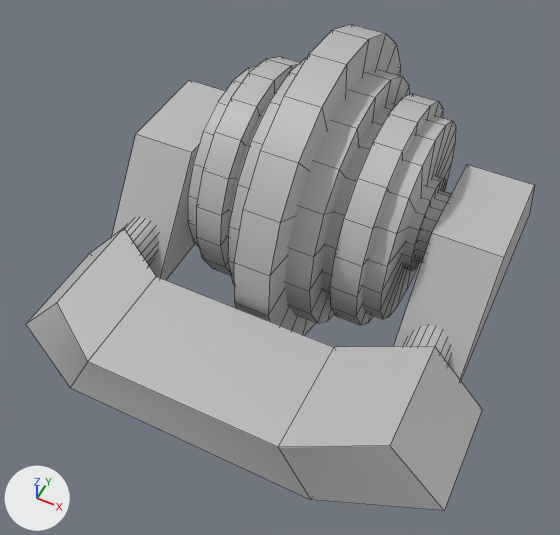
A saved change to the FBX model Import/highlight/highlight_lage_object.fbx.
Camera for both pictures: a 50 mm lens placed at (4.11, -9.55, 11.43), pointed at (-0.11, -1.12, 0.89). The lights are fixed; the arrows at lower left show +X, +Y and +Z. Mesh edges are drawn as thin lines. Where no turn or scale is listed for an object, it has been applied to the vertices.
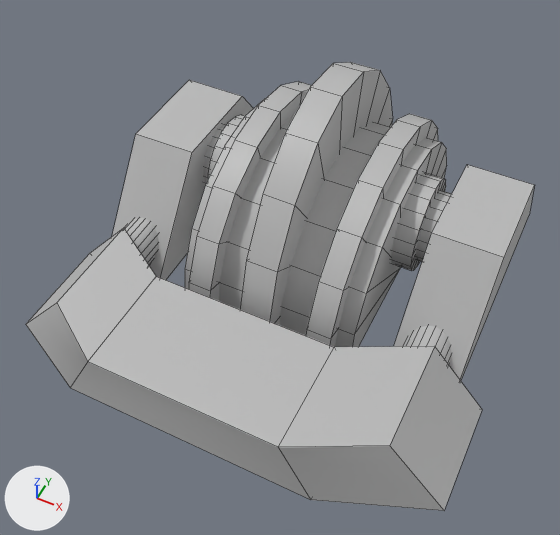
Changed parts and their boxes [x1, y1, x2, y2] in the pictures (560 x 535 px):
'pCube4', reshaped (8% shorter)
    before: [26, 24, 534, 511]
    after: [26, 62, 534, 511]
part 1 of me_mesh, rebuilt
    before: [228, 57, 410, 323]
    after: [240, 62, 393, 325]
part 2 of me_mesh, rebuilt
    before: [188, 67, 456, 319]
    after: [185, 98, 447, 347]
part 3 of me_mesh, rebuilt
    before: [196, 57, 301, 275]
    after: [189, 82, 311, 301]
part 4 of me_mesh, rebuilt
    before: [330, 94, 443, 325]
    after: [306, 114, 438, 347]
part 5 of me_mesh, deleted
    before: [234, 24, 401, 335]

What the commit changed:
me_mesh is used by ob_pcube4; location (0.0, 0.0, 0.0).
me_mesh had 410 vertices, 566 faces and spanned x -4.05..4.05, y -4.57..3.64, z -1.63..4.41.
me_mesh now has 300 vertices, 410 faces and spans x -4.05..4.05, y -4.57..3.67, z -0.02..3.79.
me_mesh part 1: the loose piece of 42 vertices spanning x -0.8..0.77, y -1.78..3.01, z -1.0..3.79 is rebuilt with 25 vertices and now spans x -0.3..0.28, y -2.44..3.67, z -0.02..3.79.
me_mesh part 2: the loose piece of 42 vertices spanning x -1.91..1.88, y -1.28..2.51, z -0.5..3.29 is rebuilt with 25 vertices and now spans x -1.7..1.67, y -1.97..3.2, z 0.03..2.56.
me_mesh part 3: the loose piece of 42 vertices spanning x -1.58..-1.08, y -1.53..2.76, z -0.75..3.54 is rebuilt with 25 vertices and now spans x -1.41..-0.97, y -2.31..3.54, z -0.02..2.91.
me_mesh part 4: the loose piece of 42 vertices spanning x 1.04..1.54, y -1.53..2.76, z -0.75..3.54 is rebuilt with 25 vertices and now spans x 0.92..1.37, y -2.31..3.54, z -0.02..2.91.
me_mesh part 5: the loose piece of 42 vertices spanning x -0.34..0.31, y -2.4..3.64, z -1.63..4.41 is deleted.
